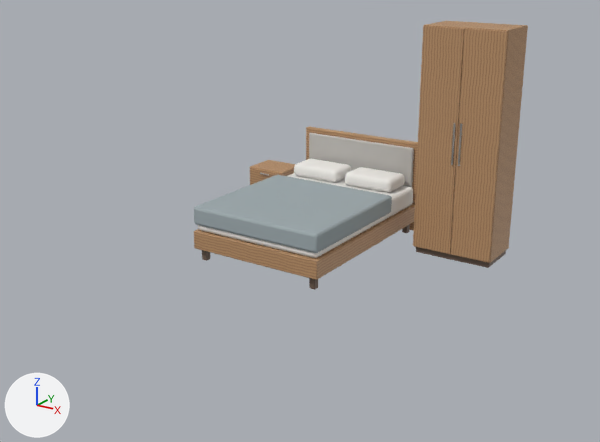
Two versions of the Blender file docs/research/blender-3d/3.11/bedroom-3.11.blend, one commit apart.
Camera for both pictures: a 50 mm camera at (4.33, -6.64, 2.96) aimed at (0.49, -0.94, 0.61). Lighting does not change. The marker at lower left points along +X, +Y and +Z. The first picture is the older version.

Objects in the first picture: 'bed-double-140', 'nightstand-45', 'wardrobe-80'.
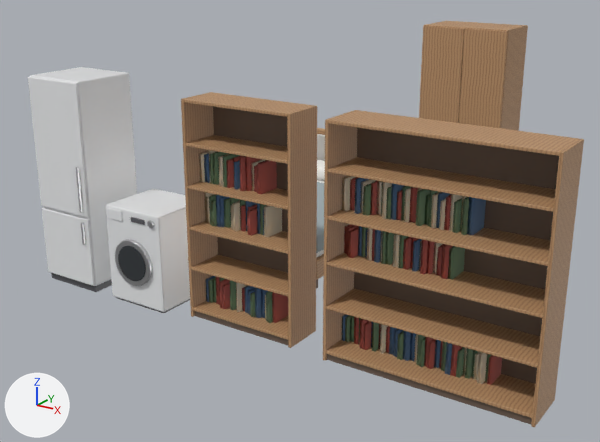
Boxes (x1, y1, x2, y2) around the edits, measured in the pictures (600 x 442 px):
'bookshelf-160', added (brown): after (323, 110, 584, 427)
    faces in mat_bookshelf_160_wood: (323, 110, 584, 427)
    faces in mat_bookshelf_160_wood_dark (brown #6f5d50): (327, 128, 559, 424)
    faces in mat_bookshelf_160_book_g (greyish green #6c8969): (345, 181, 491, 382)
    faces in mat_bookshelf_160_book_r (red #b35950): (344, 177, 502, 385)
    faces in mat_bookshelf_160_book_b (blue #506f95): (342, 178, 486, 375)
'bookshelf-100', added (brown): after (181, 92, 317, 348)
    faces in mat_bookshelf_100_wood: (181, 92, 317, 348)
    faces in mat_bookshelf_100_wood_dark (brown #6f5d50): (195, 107, 288, 345)
    faces in mat_bookshelf_100_book_r (red #b35950): (216, 156, 288, 323)
    faces in mat_bookshelf_100_book_g (greyish green #6c8969): (208, 152, 273, 323)
    faces in mat_bookshelf_100_book_c (beige #e1d4bc): (199, 150, 282, 319)
'fridge-60', added: after (28, 67, 137, 292)
    faces in mat_fridge_60_appliance (white #eaebec): (28, 67, 137, 286)
    faces in mat_fridge_60_panel (dark grey #59595d): (51, 273, 112, 292)
    faces in mat_fridge_60_metal (light grey #c4c4c5): (76, 167, 86, 245)
'washer-60', added: after (106, 189, 190, 313)
    faces in mat_washer_60_appliance (white #eaebec): (106, 189, 190, 312)
    faces in mat_washer_60_glass (dark grey #303538): (118, 246, 146, 281)
    faces in mat_washer_60_metal (light grey #c4c4c5): (115, 220, 154, 286)
    faces in mat_washer_60_panel (dark grey #59595d): (116, 217, 190, 313)
'bed-double-140', unchanged, covered by the edit: before (194, 126, 418, 290); after (316, 128, 325, 288)

What changed in the scene script:
```text
Add mat_bookshelf_160_wood:
    mat_bookshelf_160_wood = bpy.data.materials.new('bookshelf-160_wood')
    # uses the picture img_t_wood_oak
Add mat_bookshelf_100_wood:
    mat_bookshelf_100_wood = bpy.data.materials.new('bookshelf-100_wood')
    # uses the picture img_t_wood_oak
Add ob_bookshelf_160:
    ob_bookshelf_160 = bpy.data.objects.new('bookshelf-160', me_bookshelf_160)  # 1200 vertices, 1004 faces; spans x -0.8..0.8, y -0.2..0.2, z 0.0..1.8; in mat_bookshelf_160_wood_dark (brown #6f5d50), mat_bookshelf_160_book_b (blue #506f95), mat_bookshelf_160_book_g (greyish green #6c8969), mat_bookshelf_160_book_r (red #b35950), mat_bookshelf_160_book_c (beige #e1d4bc)
    ob_bookshelf_160.location = (2.2, -1.8, 0.0)
Add ob_bookshelf_100:
    ob_bookshelf_100 = bpy.data.objects.new('bookshelf-100', me_bookshelf_100)  # 952 vertices, 818 faces; spans x -0.5..0.5, y -0.17..0.17, z 0.0..1.8; in mat_bookshelf_100_wood_dark (brown #6f5d50), mat_bookshelf_100_book_b (blue #506f95), mat_bookshelf_100_book_g (greyish green #6c8969), mat_bookshelf_100_book_r (red #b35950), mat_bookshelf_100_book_c (beige #e1d4bc)
    ob_bookshelf_100.location = (0.6, -1.8, 0.0)
Add ob_washer_60:
    ob_washer_60 = bpy.data.objects.new('washer-60', me_washer_60)  # 824 vertices, 730 faces; spans x -0.3..0.3, y -0.315..0.3, z 0.0..0.85; in mat_washer_60_panel (dark grey #59595d), mat_washer_60_appliance (white #eaebec), mat_washer_60_metal (light grey #c4c4c5), mat_washer_60_glass (dark grey #303538)
    ob_washer_60.location = (-0.4, -1.8, 0.0)
Add ob_fridge_60:
    ob_fridge_60 = bpy.data.objects.new('fridge-60', me_fridge_60)  # 424 vertices, 428 faces; spans x -0.3..0.3, y -0.32..0.3, z 0.0..1.85; in mat_fridge_60_panel (dark grey #59595d), mat_fridge_60_appliance (white #eaebec), mat_fridge_60_metal (light grey #c4c4c5)
    ob_fridge_60.location = (-1.2, -1.8, 0.0)
```
